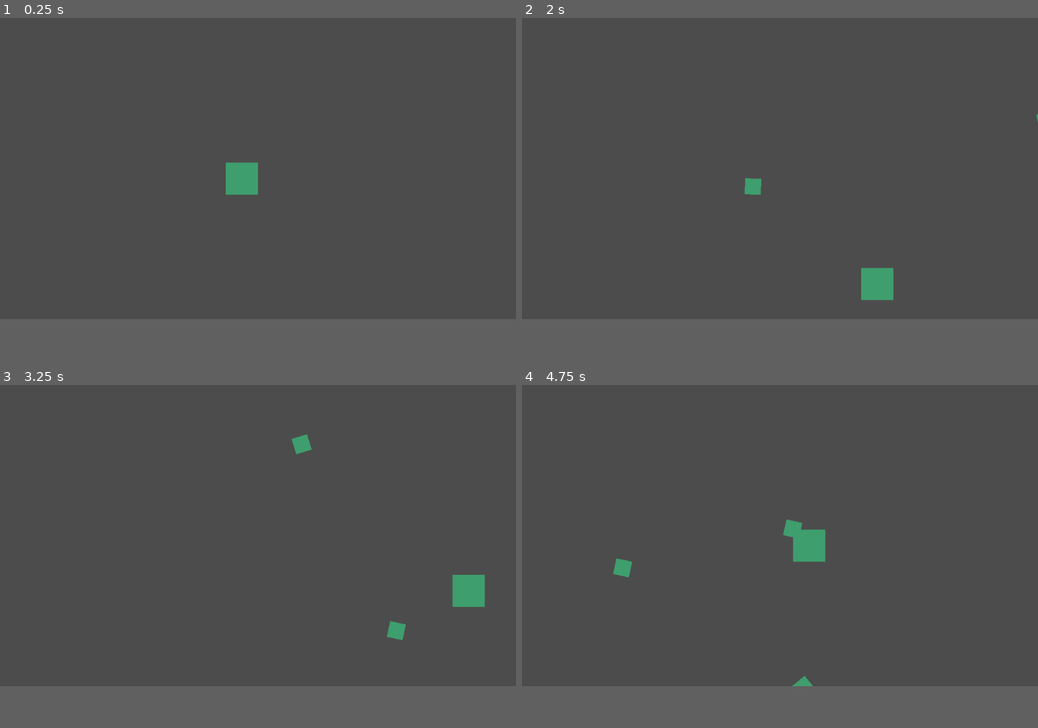
Above: before the commit, frames 1-4 (two rows, left to right).
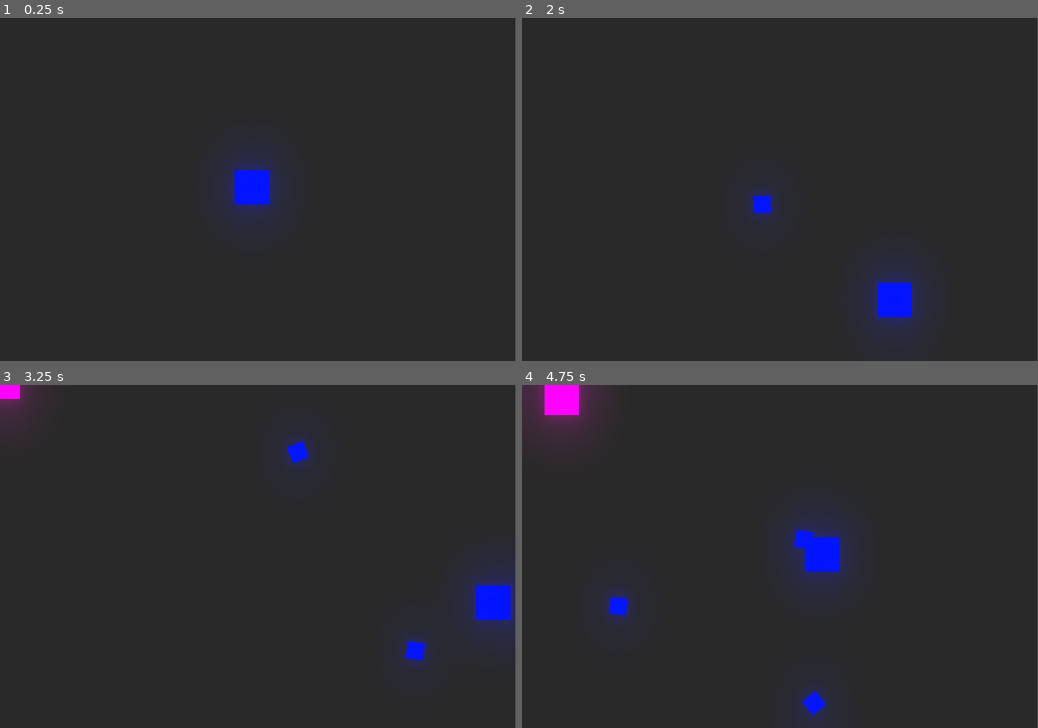
Above: after the commit, the same moments.

Repository: xinyer/game-WaveShoot
Game: Godot game, scene res://Arena.tscn
The game is run twice, just before and just after one commit, with the same random seed, the same clock (stepped at 60 frames per second) and the same inputs.
Inputs (mouse positions are in pixels of both pictures, inside the frame that each line leads up to):
- Up to frame 1 (0.25 s): no input
- Up to frame 2 (2 s): tap Enter at 0.5 s; move the mouse to (893, 155) at 0.52 s; hold Right (ui_right) 0.53-1.28 s; click (893, 155) at 0.6 s; move the mouse to (676, 182) at 1.27 s; hold Down (ui_down) from 1.28 s (still down); click (676, 182) at 1.35 s
- Up to frame 3 (3.25 s): move the mouse to (309, 470) at 2.02 s; release Down (ui_down) at 2.03 s; hold Right (ui_right) 2.03-2.78 s; click (309, 470) at 2.1 s; move the mouse to (232, 594) at 2.77 s; hold Up (ui_up) from 2.78 s (still down); click (232, 594) at 2.85 s
- Up to frame 4 (4.75 s): move the mouse to (934, 580) at 3.52 s; release Up (ui_up) at 3.53 s; hold Left (ui_left) from 3.53 s (still down); click (934, 580) at 3.6 s; move the mouse to (625, 491) at 4.27 s; click (625, 491) at 4.35 s
The window is 800x468 before the commit and 799x533 after it. Grey fills any space a smaller window leaves; there, only what the larger window draws over its background counts as a difference.

The runs differ from the first frame. In frame 1, 88% of the frame differs, in the area x 0-100%, y 0-88%; in frame 2, 88%; in frame 3, 88%; in frame 4, 88%, in the area x 0-100%, y 0-99%.

Commit message:
Auto create enemy

Diff:
--- a/Arena.gd
+++ b/Arena.gd
@@ -1,9 +1,24 @@
 extends Node2D
 
+const RANGE = 100
+
+var enemy = preload("res://Enemy.tscn")
+var window_size
 
 func _ready():
 	Global.node_creation_parent = self
+	window_size = get_viewport_rect().size
 	pass
+
 
 func _exit_tree():
 	Global.node_creation_parent = null
+
+
+func _on_EnemySpawnTimer_timeout():
+	var enemy_postion = Vector2(rand_range(-RANGE, window_size.x + RANGE), rand_range(-RANGE, window_size.y + RANGE))
+	# create enemy positon again if position in viewport
+	while enemy_postion.x > 0 and enemy_postion.x < window_size.x or enemy_postion.y > 0 and enemy_postion.y < window_size.y:
+		enemy_postion = Vector2(rand_range(-RANGE, window_size.x + RANGE), rand_range(-RANGE, window_size.y + RANGE))
+
+	Global.instance_node(enemy, enemy_postion, self)
--- a/Arena.tscn
+++ b/Arena.tscn
@@ -1,9 +1,26 @@
-[gd_scene load_steps=3 format=2]
+[gd_scene load_steps=4 format=2]
 
 [ext_resource path="res://Player.tscn" type="PackedScene" id=1]
 [ext_resource path="res://Arena.gd" type="Script" id=2]
+
+[sub_resource type="Environment" id=1]
+background_mode = 4
+glow_enabled = true
+glow_intensity = 0.5
+glow_bloom = 0.15
+glow_blend_mode = 0
+glow_bicubic_upscale = true
 
 [node name="Arena" type="Node2D"]
 script = ExtResource( 2 )
 
 [node name="Player" parent="." instance=ExtResource( 1 )]
+position = Vector2( 468.916, 316.121 )
+
+[node name="WorldEnvironment" type="WorldEnvironment" parent="."]
+environment = SubResource( 1 )
+
+[node name="EnemySpawnTimer" type="Timer" parent="."]
+wait_time = 3.0
+autostart = true
+[connection signal="timeout" from="EnemySpawnTimer" to="." method="_on_EnemySpawnTimer_timeout"]
--- a/Bullet.gd
+++ b/Bullet.gd
@@ -15,3 +15,6 @@
 
 func _on_VisibilityNotifier2D_screen_exited():
 	queue_free()
+
+func _on_HitBox_area_entered(area):
+	queue_free()
--- a/Bullet.tscn
+++ b/Bullet.tscn
@@ -1,12 +1,24 @@
-[gd_scene load_steps=3 format=2]
+[gd_scene load_steps=4 format=2]
 
 [ext_resource path="res://assets/rect.png" type="Texture" id=1]
 [ext_resource path="res://Bullet.gd" type="Script" id=2]
 
+[sub_resource type="RectangleShape2D" id=1]
+extents = Vector2( 32, 32 )
+
 [node name="Bullet" type="Sprite"]
+modulate = Color( 0, 0.0627451, 1, 1 )
 scale = Vector2( 0.5, 0.5 )
 texture = ExtResource( 1 )
 script = ExtResource( 2 )
 
 [node name="VisibilityNotifier2D" type="VisibilityNotifier2D" parent="."]
+
+[node name="HitBox" type="Area2D" parent="." groups=[
+"Enemy_damager",
+]]
+
+[node name="CollisionShape2D" type="CollisionShape2D" parent="HitBox"]
+shape = SubResource( 1 )
 [connection signal="screen_exited" from="VisibilityNotifier2D" to="." method="_on_VisibilityNotifier2D_screen_exited"]
+[connection signal="area_entered" from="HitBox" to="." method="_on_HitBox_area_entered"]
--- /dev/null
+++ b/Enemy.gd
@@ -0,0 +1,33 @@
+extends Sprite
+
+const SPEED = 50
+
+var velocity = Vector2()
+var hit = false
+var hp = 3
+
+
+func _process(delta):
+	if Global.player != null && not hit:
+		velocity = global_position.direction_to(Global.player.position)
+	elif hit:
+		velocity = lerp(velocity, Vector2(0, 0), 0.1)
+
+	global_position += velocity * SPEED * delta
+
+	if hp == 0:
+		queue_free()
+
+
+func _on_HitBox_area_entered(area):
+	if area.is_in_group("Enemy_damager"):
+		modulate = Color.white
+		hit = true
+		velocity *= -4
+		hp -= 1
+		$HitTimer.start()
+
+
+func _on_HitTimer_timeout():
+	modulate = Color("#ff00db")
+	hit = false
--- /dev/null
+++ b/Enemy.tscn
@@ -0,0 +1,24 @@
+[gd_scene load_steps=4 format=2]
+
+[ext_resource path="res://assets/rect.png" type="Texture" id=1]
+[ext_resource path="res://Enemy.gd" type="Script" id=2]
+
+[sub_resource type="RectangleShape2D" id=1]
+extents = Vector2( 32, 32 )
+
+[node name="Enemy" type="Sprite"]
+modulate = Color( 1, 0, 0.858824, 1 )
+texture = ExtResource( 1 )
+script = ExtResource( 2 )
+
+[node name="HitBox" type="Area2D" parent="."]
+visible = false
+
+[node name="CollisionShape2D" type="CollisionShape2D" parent="HitBox"]
+shape = SubResource( 1 )
+
+[node name="HitTimer" type="Timer" parent="."]
+wait_time = 0.1
+one_shot = true
+[connection signal="area_entered" from="HitBox" to="." method="_on_HitBox_area_entered"]
+[connection signal="timeout" from="HitTimer" to="." method="_on_HitTimer_timeout"]
--- a/Global.gd
+++ b/Global.gd
@@ -1,6 +1,7 @@
 extends Node
 
 var node_creation_parent = null
+var player = null
 
 func instance_node(node, location, parent):
 	var node_instance = node.instance()
--- a/Player.gd
+++ b/Player.gd
@@ -5,6 +5,12 @@
 var velocity = Vector2()
 var bullet = preload("res://Bullet.tscn")
 var can_shoot = true
+
+func _ready():
+	Global.player = self
+
+func _exit_tree():
+	Global.player = null
 
 func _process(delta):
 	# Player position
--- a/Player.tscn
+++ b/Player.tscn
@@ -4,6 +4,7 @@
 [ext_resource path="res://Player.gd" type="Script" id=2]
 
 [node name="Player" type="Sprite"]
+modulate = Color( 0, 0.0625, 1, 1 )
 position = Vector2( 480, 320 )
 texture = ExtResource( 1 )
 script = ExtResource( 2 )
--- a/project.godot
+++ b/project.godot
@@ -22,6 +22,14 @@
 [autoload]
 
 Global="*res://Global.gd"
+
+[display]
+
+window/size/width=480
+window/size/height=320
+window/size/test_width=960
+window/size/test_height=640
+window/stretch/aspect="keep"
 
 [input]
 
@@ -61,4 +69,4 @@
 
 [rendering]
 
-environment/default_environment="res://default_env.tres"
+environment/default_clear_color=Color( 0.133333, 0.133333, 0.133333, 1 )
Binary file removed: assets/cicle.png
Not shown, removed: assets/cicle.png.import
Binary file changed: assets/rect.png
